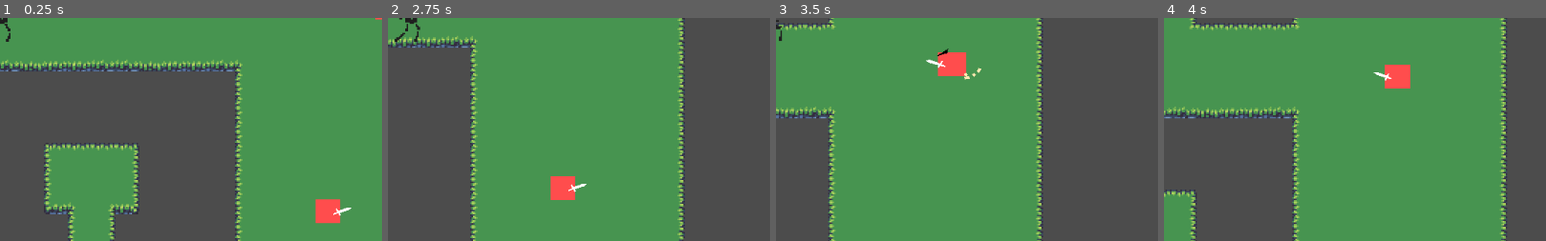
Above: before the commit, frames 1-4 (left to right).
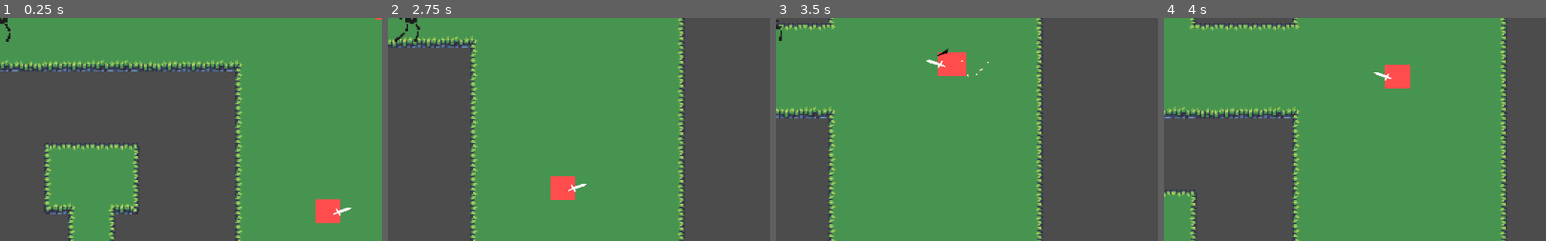
Above: after the commit, the same moments.

Repository: doorgan/godot_test
Game: Godot game, scene res://World.tscn
Two runs of this game, one before a commit and one after it. Both use one fixed random seed, a clock stepped at 60 frames per second and the inputs below.
Inputs (mouse positions are % of the whole screen's width and height, from its top left):
- Up to frame 1 (0.25 s): no input
- Up to frame 2 (2.75 s): move the mouse to (72, 45) at 0.52 s; hold Right (ui_right) 0.53-1.28 s; tap J (attack) at 0.6, 1.55, 2.1 s; tap K (shield) at 0.8, 1.35, 2.3 s; move the mouse to (30, 55) at 1.27 s; hold Down (ui_down) 1.28-2.03 s; move the mouse to (60, 28) at 2.02 s; hold Right (ui_right) from 2.03 s (still down)
- Up to frame 3 (3.5 s): move the mouse to (45, 70) at 2.77 s; release Right (ui_right) at 2.78 s; hold Up (ui_up) from 2.78 s (still down); tap Space (roll) at 2.85 s; tap J (attack) at 3.05 s
- Up to frame 4 (4 s): move the mouse to (80, 65) at 3.52 s; release Up (ui_up) at 3.53 s; hold Left (ui_left) from 3.53 s (still down); tap K (shield) at 3.6 s
The pictures show only the part of the screen within x 50-100%, y 50-100%; the shares and areas given below are measured in that part.

Frames 1-2 are identical in both runs. In frame 3, less than 0.1% of the frame differs, in the area x 48-56%, y 18-28%; in frame 4, nothing differs.

Commit message:
stupid strafe ai

Diff:
--- a/Enemy.tscn
+++ b/Enemy.tscn
@@ -661,10 +661,10 @@
 polygon = PoolVector2Array( 2.10509, -18.3943, 9.03794, -13.0927, 2.71681, -15.3357 )
 
 [node name="Particles2D" type="Particles2D" parent="Sprite"]
-visible = false
 position = Vector2( -7.9732, 0 )
 scale = Vector2( 1.8, 1.8 )
 randomness = 0.42
+local_coords = false
 process_material = SubResource( 1 )
 
 [node name="CollisionPolygon2D" type="CollisionPolygon2D" parent="."]
@@ -678,11 +678,13 @@
 script = ExtResource( 3 )
 
 [node name="Chase" type="Node2D" parent="States"]
-editor/display_folded = true
 script = ExtResource( 4 )
 ACCELERATION = 90
 
 [node name="Timer" type="Timer" parent="States/Chase"]
+
+[node name="StrafeTimer" type="Timer" parent="States/Chase"]
+one_shot = true
 
 [node name="Attack" type="Node2D" parent="States"]
 script = ExtResource( 5 )
@@ -692,7 +694,6 @@
 polygon = PoolVector2Array( 7.62629, -22.6676, 14.4948, -17.5162, 17.2851, -10.6478, 17.2851, -2.49148, 23.5096, -3.77932, 20.5047, -16.0138, 11.9191, -21.5944 )
 
 [node name="Hitbox" parent="States/Attack" instance=ExtResource( 6 )]
-editor/display_folded = true
 visible = false
 
 [node name="CollisionShape2D" type="CollisionShape2D" parent="States/Attack/Hitbox"]
@@ -703,7 +704,6 @@
 one_shot = true
 
 [node name="Stagger" type="Node2D" parent="States"]
-editor/display_folded = true
 script = ExtResource( 7 )
 
 [node name="Timer" type="Timer" parent="States/Stagger"]
@@ -713,7 +713,6 @@
 script = ExtResource( 8 )
 
 [node name="Perception" type="Area2D" parent="."]
-editor/display_folded = true
 modulate = Color( 1, 1, 1, 0.247059 )
 collision_layer = 1024
 
@@ -735,7 +734,6 @@
 anims/stagger = SubResource( 9 )
 
 [node name="Hurtbox" parent="." instance=ExtResource( 9 )]
-editor/display_folded = true
 
 [node name="CollisionShape2D" type="CollisionShape2D" parent="Hurtbox"]
 position = Vector2( 0, -7.94165 )
--- a/Enemy/ChaseState.gd
+++ b/Enemy/ChaseState.gd
@@ -4,7 +4,9 @@
 
 export (int) var ACCELERATION = 50
 export (int) var MASS = 20
-export (int) var ATTACK_RANGE = 25
+export (int) var ATTACK_RANGE = 30
+export (int) var STRAFE_RANGE = 45
+export (int) var STRAFE_VELOCITY = 20
 
 var agent : Agent
 
@@ -14,7 +16,19 @@
 var steer : = Vector2.ZERO
 var separation : = Vector2.ZERO
 
+enum StrafeDirection {CW, CCW}
+var strafe_direction = StrafeDirection.CW
+
 var navigation: Navigation2D
+
+enum {
+	CHASING,
+	STRAFING,
+	TAKING_DISTANCE,
+	FINISHED
+}
+
+var state = CHASING
 
 func enter():
 	navigation = owner.get_tree().get_nodes_in_group("navigation")[0]
@@ -27,18 +41,76 @@
 	$Timer.stop()
 
 func physics_process(delta):
-	if owner.position.distance_to(owner.target.position) > ATTACK_RANGE:
-		follow_path(delta)
-		owner.facing = owner.velocity
+	var distance_to_target = owner.position.distance_to(owner.target.position)
+	var direction_to_target = owner.position.direction_to(owner.target.position)
+
+	if distance_to_target > ATTACK_RANGE:
+		state = CHASING
+
+	if owner.target.is_shielding \
+		and distance_to_target <= STRAFE_RANGE \
+		and sign(owner.facing.x) != sign(owner.target.facing.x):
+		state = STRAFING
+		if distance_to_target < STRAFE_RANGE * 0.75:
+			state = TAKING_DISTANCE
+
+	if distance_to_target <= ATTACK_RANGE \
+		and ( \
+		!owner.target.is_shielding \
+		or sign(owner.facing.x) == sign(owner.target.facing.x)
+		):
+		state = FINISHED
+
+	print(state)
+
+	match state:
+		CHASING:
+			follow_path(delta)
+			owner.facing = owner.velocity
+		STRAFING:
+			strafe()
+		TAKING_DISTANCE:
+			take_distance()
+		FINISHED:
+			emit_signal("finished", "attack")
+	print(distance_to_target)
+
+func strafe():
+	steer = get_strafe_vector()
+	owner.velocity = owner.move_and_slide(steer * STRAFE_VELOCITY)
+	owner.facing = owner.position.direction_to(owner.target.position)
+
+func take_distance():
+	var direction = owner.position.direction_to(owner.target.position)
+	owner.velocity = owner.move_and_slide(-direction * STRAFE_VELOCITY)
+	owner.facing = direction
+
+func get_strafe_vector() -> Vector2:
+	var dir = owner.position.direction_to(owner.target.position)
+
+	if $StrafeTimer.is_stopped():
+		var cw = rand_range(0, 1) > 0.5
+		if cw:
+			strafe_direction = StrafeDirection.CW
+		else:
+			strafe_direction = StrafeDirection.CCW
+
+		$StrafeTimer.start()
+
+	var strafe : Vector2
+	if strafe_direction == StrafeDirection.CW:
+		strafe = Vector2(dir.y, -dir.x)
 	else:
-		if not owner.target.is_shielding:
-			emit_signal("finished", "attack")
+		strafe = Vector2(-dir.y, dir.x)
+
+	return strafe.normalized()
 
 func get_path():
 	agent = Agent.new(owner)
 	path = navigation.get_simple_path(owner.global_position, owner.target.global_position)
 	update()
 
+# warning-ignore:unused_argument
 func follow_path(delta):
 	steer = agent.follow_path(path)
 	steer += agent.get_separation(owner.get_node("Neighbors"))
--- a/World.tscn
+++ b/World.tscn
@@ -843,7 +843,6 @@
 [node name="YSort" type="YSort" parent="."]
 
 [node name="Player" parent="YSort" instance=ExtResource( 1 )]
-editor/display_folded = true
 position = Vector2( 370, 300 )
 scale = Vector2( 1, 1 )
 
@@ -881,7 +880,6 @@
 [node name="Navigation2D" type="Navigation2D" parent="YSort" groups=[
 "navigation",
 ]]
-editor/display_folded = true
 
 [node name="TileMap" type="TileMap" parent="YSort/Navigation2D" groups=[
 "wall",
--- a/project.godot
+++ b/project.godot
@@ -42,6 +42,10 @@
 run/main_scene="res://World.tscn"
 config/icon="res://icon.png"
 
+[editor_plugins]
+
+enabled=PoolStringArray(  )
+
 [importer_defaults]
 
 texture={
@@ -76,12 +80,13 @@
 attack={
 "deadzone": 0.5,
 "events": [ Object(InputEventKey,"resource_local_to_scene":false,"resource_name":"","device":0,"alt":false,"shift":false,"control":false,"meta":false,"command":false,"pressed":false,"scancode":74,"unicode":0,"echo":false,"script":null)
-, Object(InputEventJoypadButton,"resource_local_to_scene":false,"resource_name":"","device":0,"button_index":2,"pressure":0.0,"pressed":false,"script":null)
+, Object(InputEventJoypadButton,"resource_local_to_scene":false,"resource_name":"","device":0,"button_index":5,"pressure":0.0,"pressed":false,"script":null)
  ]
 }
 shield={
 "deadzone": 0.5,
 "events": [ Object(InputEventKey,"resource_local_to_scene":false,"resource_name":"","device":0,"alt":false,"shift":false,"control":false,"meta":false,"command":false,"pressed":false,"scancode":75,"unicode":0,"echo":false,"script":null)
+, Object(InputEventJoypadButton,"resource_local_to_scene":false,"resource_name":"","device":0,"button_index":4,"pressure":0.0,"pressed":false,"script":null)
  ]
 }
 
